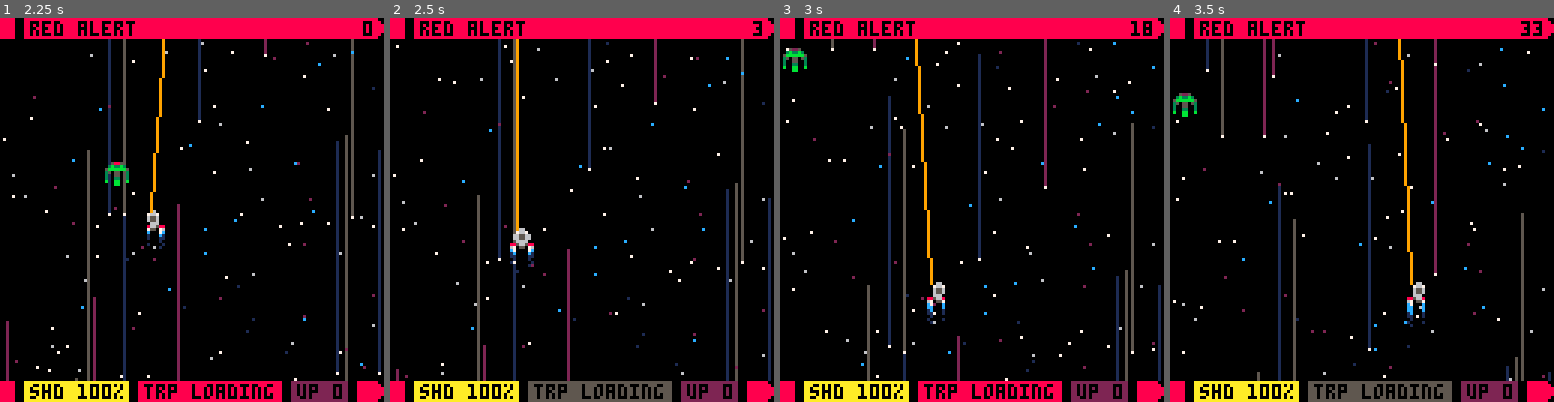
Above: before the commit, frames 1-4 (left to right).
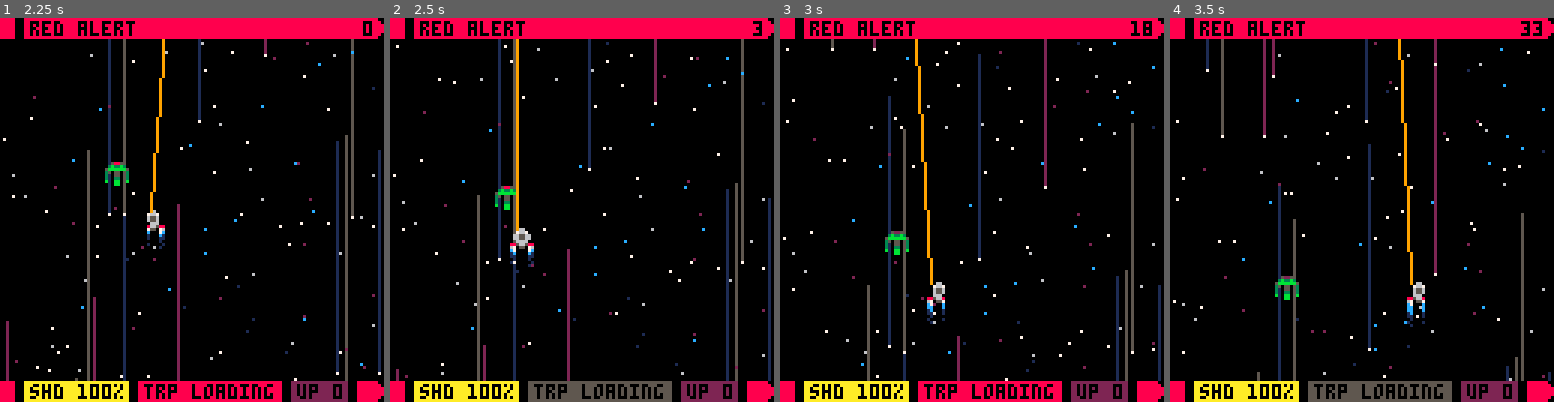
Above: after the commit, the same moments.

Repository: fab-industries/red-alert
Game: PICO-8 cartridge redalert.p8
Same seed, same stepped clock (60 frames per second), same inputs: the game is played once before the commit and once after it.
Inputs:
- Up to frame 1 (2.25 s): tap O (Z key) at 0.33, 0.7, 1.43, 2.22 s; tap X (X key) at 1.07, 2.07 s; hold Left from 1.97 s (still down)
- Up to frame 2 (2.5 s): release Left at 2.37 s; tap X (X key) at 2.4 s; hold Down from 2.42 s (still down)
- Up to frame 3 (3 s): tap X (X key) at 2.73 s; release Down at 2.82 s; hold Right from 2.87 s (still down)
- Up to frame 4 (3.5 s): keep holding Right; tap X (X key) at 3.07, 3.4 s; tap O (Z key) at 3.1 s

Frame 1 is identical in both runs. In frame 2, 0.2% of the frame differs, in the area x 27-33%, y 43-50%; in frame 3, 0.5%, in the area x 0-34%, y 7-62%; in frame 4, 0.5%.

Commit message:
Implemented enemy HP

Diff:
--- a/redalert.p8
+++ b/redalert.p8
@@ -53,8 +53,6 @@
  mode="game"
 
  tailspr={7,8,9}
- bulx=64
- buly=-10
  torpflash=0
  tcols={1,2,5}
  ship={}
@@ -160,28 +158,43 @@
 
  --collision torpedo x enemies
  for myen in all(enemies) do
-  for mytorp in all(torps) do
-   if col(myen,mytorp) then
-    del(enemies,myen)
-    del(torps,mytorp)
-    sfx(3)
-    score+=5
-    score+=20
-    spwn_en()
-   end
-  end
+  if myen.invuln<=0 then
+	  for mytorp in all(torps) do
+	   if col(myen,mytorp) then
+	    del(torps,mytorp)
+	    sfx(3)
+	    score+=5
+	    score+=20
+	    myen.hp-=5
+		   if myen.hp<=0 then
+		    del(enemies,myen)
+		    spwn_en()
+		   end
+	   end
+	  end
+  else
+	  myen.invuln-=1
+	 end
  end
 
  --collision phaser x enemies
  for myen in all(enemies) do
-  if phcol(ship.x+2,ship.y,ship.xf+2,ship.y-128,myen) and ship.pht>0 then
-   del(enemies,myen)
-   del(torps,mytorp)
-   sfx(3)
-   score+=1
-   score+=20
-   spwn_en()
-  end
+  if myen.invuln<=0 then
+	  if phcol(ship.x+2,ship.y,ship.xf+2,ship.y-128,myen) and ship.pht>0 then
+	   del(torps,mytorp)
+	   sfx(3)
+	   score+=1
+	   score+=20
+	 	 myen.hp-=1
+	 	 myen.invuln=10
+		  if myen.hp<=0 then
+		   del(enemies,myen)
+		   spwn_en()
+		  end
+	  end
+ 	else
+	  myen.invuln-=1
+	 end
  end
 
  --collision ship x enemies
@@ -191,7 +204,11 @@
 	   ship.shield-=30
 	   sfx(2)
 	   invuln=60
-	   --del(enemies,myen)
+	   myen.hp-=50
+	   if myen.hp<=0 then
+	    del(enemies,myen)
+	    spwn_en()
+	   end
 
 	   if ship.cont==false then
      mode="over"
@@ -416,6 +433,8 @@
  myen.x=rnd(120)
  myen.y=-8
  myen.spr=16
+ myen.hp=4
+ myen.invuln=0
 
  add(enemies,myen)
 end
